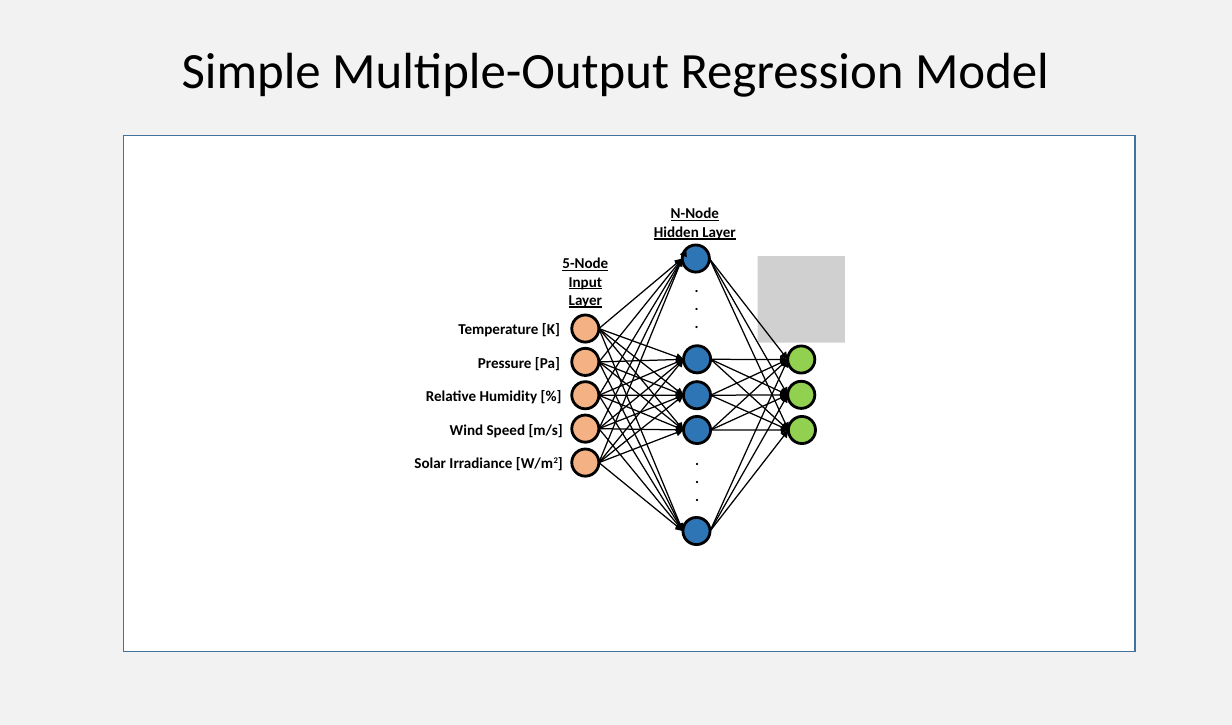
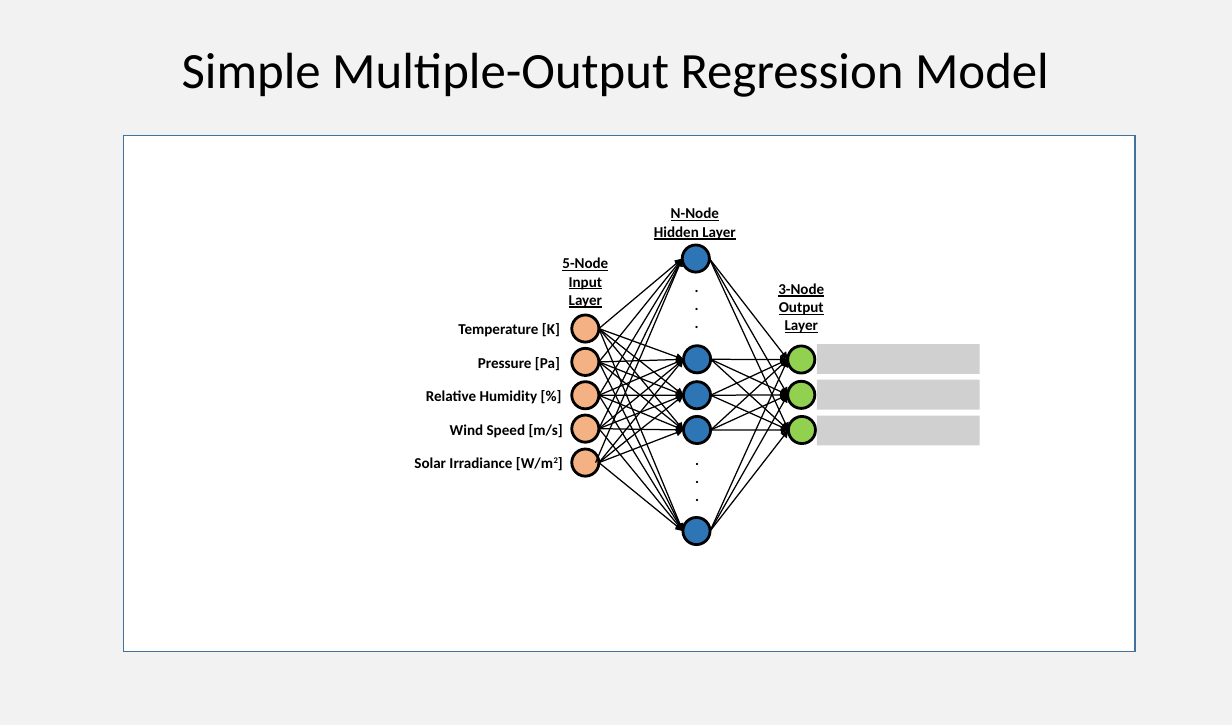
Before and after one commit to mgrose31/cn2_forecast, a slide deck: slide 7 of thesis_manuscript/Manuscript Figures.pptx (slide 5 before the commit). Drawn at 1232x725 pixels with LibreOffice and Linux fonts; fonts in the diff are those of the drawing; grey boxes stand for pictures. Boxes give left, top, right and bottom in pixels: in the first picture for what was removed or moved away, otherwise in the second. Text is boxed around its words. In the diff, an @@ line names an element or a change of style, - is before the commit and + after.

```diff
--- a/thesis_manuscript/Manuscript Figures.pptx
+++ b/thesis_manuscript/Manuscript Figures.pptx
@@ arrow moved from (599, 462) - (687, 249) to (596, 462) - (682, 258) @@
@@ picture removed at (757,256,845,342) @@
@@ text added at (778,283,824,333), 12 pt, text #000000, bold, underline @@
+3-Node Output Layer
@@ picture added at (817,344,980,374) @@
@@ picture added at (817,380,980,409) @@
@@ picture added at (817,416,980,446) @@
```
Also in this commit, not shown: 4 other slides changed, 13 slides added, 15 other files.
